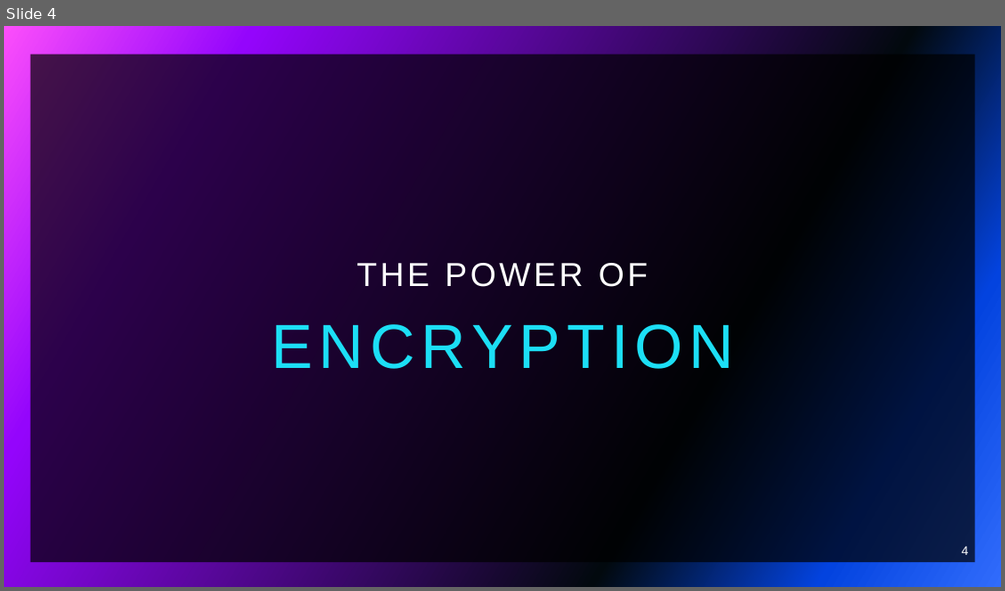
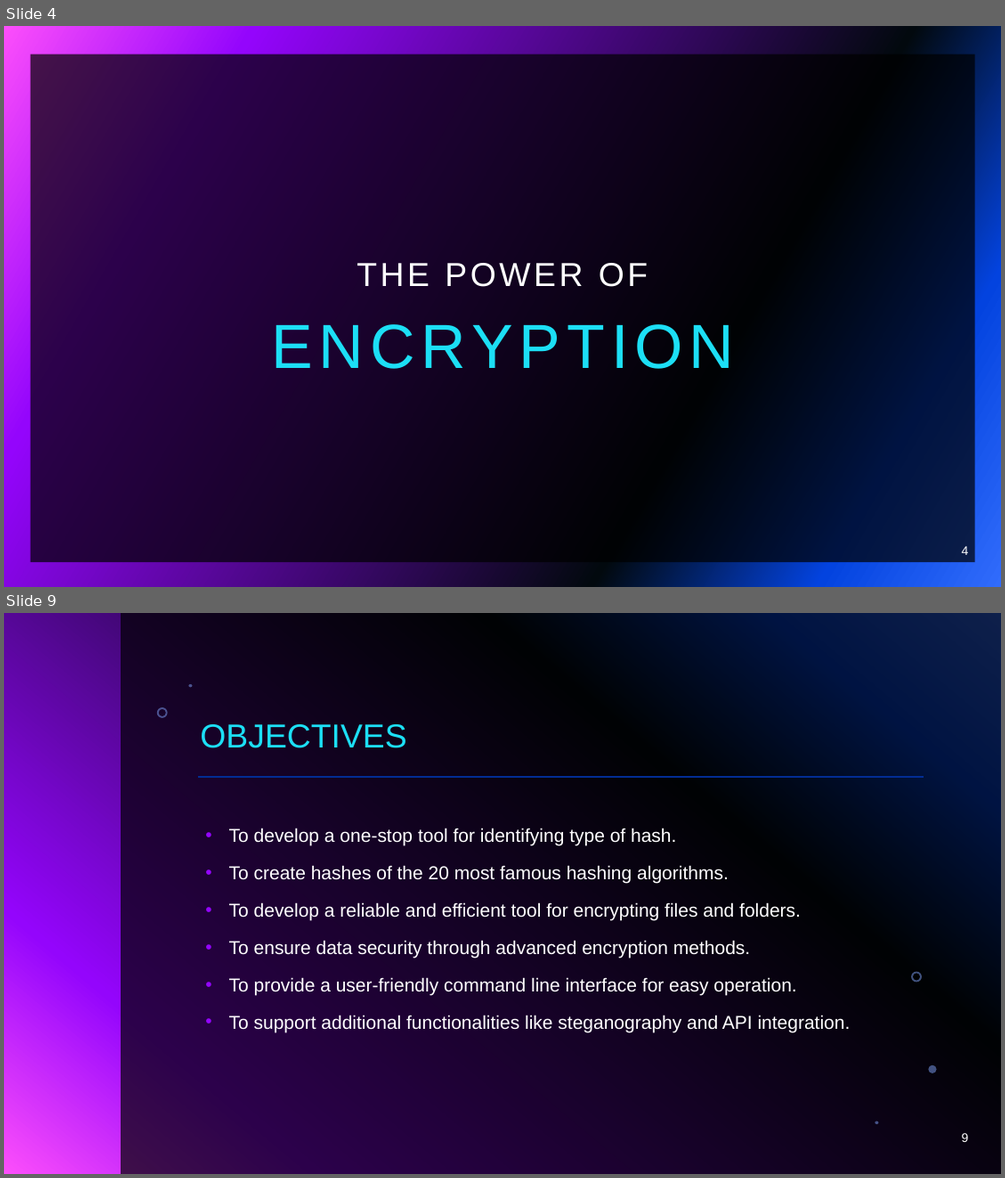
Before and after one commit to brodante/KeyGuardian, a slide deck: papers/PPT/KeyGuardian.pptx. Shown one above the other, each under a label of ours: slide 4 before the commit, slides 4 and 9 after it; the slides between them are not shown. The pictures are 1005x591 and 1005x1178 pixels, drawn with LibreOffice and Linux fonts; fonts in the diff are those of the drawing; background and template pictures are left out. Boxes give left, top, right and bottom in pixels: in the first picture for what was removed or moved away, otherwise in the second. Text is boxed around its words. In the diff, an @@ line names an element or a change of style, - is before the commit and + after.

```diff
--- a/papers/PPT/KeyGuardian.pptx
+++ b/papers/PPT/KeyGuardian.pptx
@@ slide 9 added at (x1=4, y1=613, x2=1001, y2=1174), background gradient #316CFC to #0343DF to #02090E to #9405FC to #FC4EFB @@
@@ group added at (x1=121, y1=613, x2=1001, y2=1174): 5 freeform shapes, 1 rectangle @@
@@ title added at (x1=200, y1=724, x2=406, y2=748), 32 pt, text #1CDFF5 @@
+OBJECTIVES
@@ line added from (198, 777) to (923, 777), #9405FC 2 pt @@
@@ text added at (x1=229, y1=827, x2=850, y2=1032), 18 pt, text #FFFFFF @@
+• To develop a one-stop tool for identifying type of hash.
+• To create hashes of the 20 most famous hashing algorithms.
+• To develop a reliable and efficient tool for encrypting files and folders.
+• To ensure data security through advanced encryption methods.
+• To provide a user-friendly command line interface for easy operation.
+• To support additional functionalities like steganography and API integration.
@@ page number added at (x1=962, y1=1133, x2=969, y2=1142), 12 pt, text #FFFFFF @@
+9
```
Also in this commit, not shown: 5 slides changed, 7 other slides added, 8 slides removed, 34 other files.
